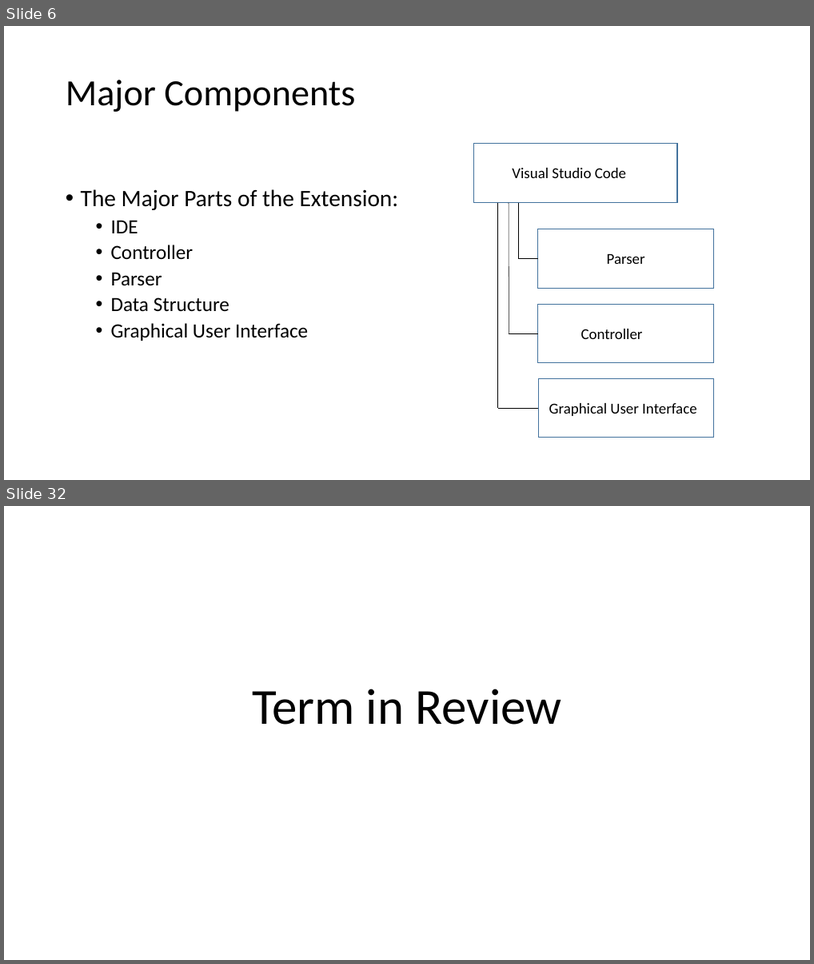
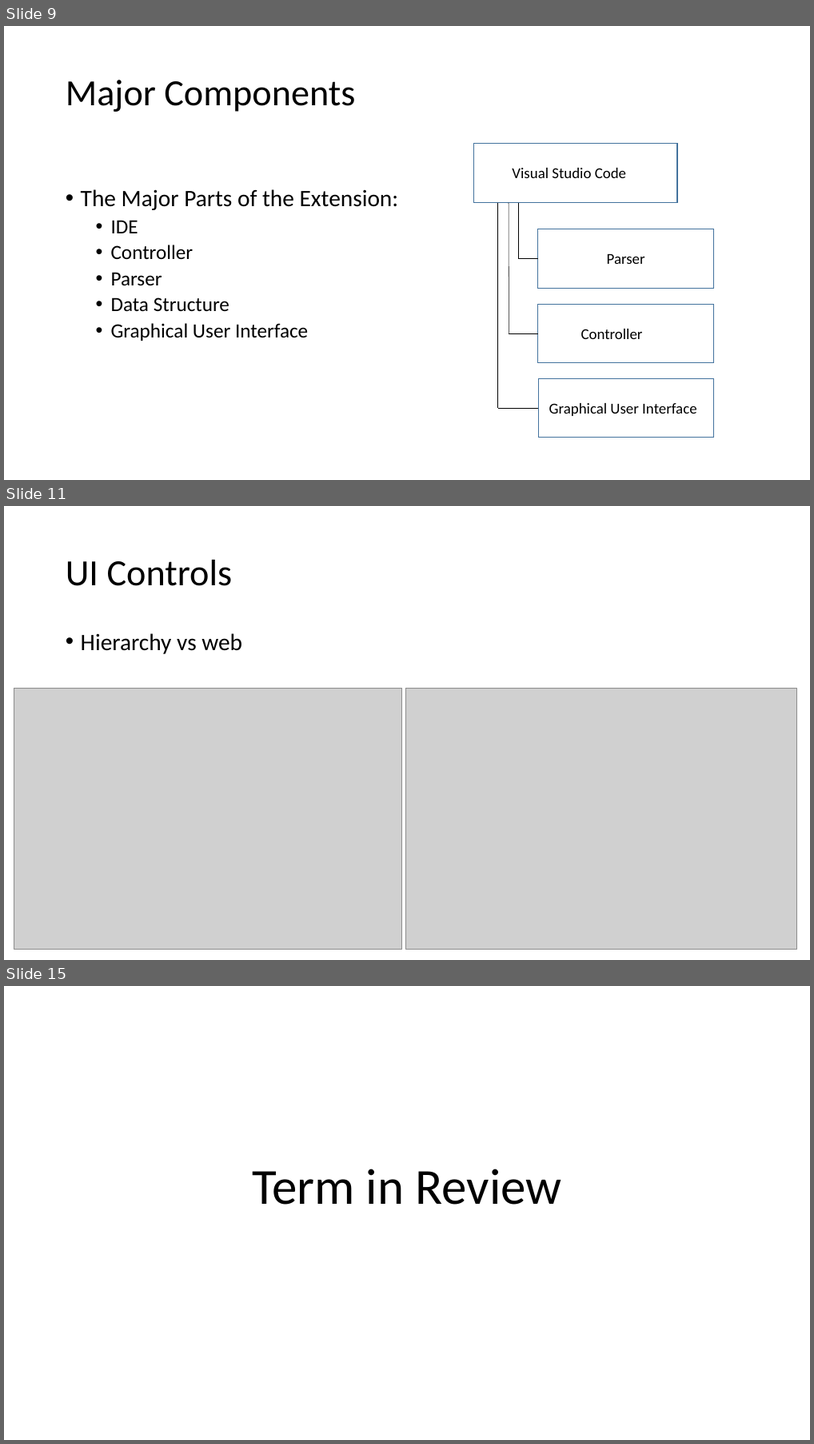
Before and after one commit to slichlyter12/Postal, a slide deck: ProgressReportEndWinter/Progress-Report-EndWinter-team38.pptx. Shown one above the other, each under a label of ours: slides 6 and 32 before the commit, slides 9, 11 and 15 after it; the slides between them are not shown. The pictures are 814x964 and 814x1444 pixels, drawn with LibreOffice and Linux fonts; fonts in the diff are those of the drawing; grey boxes stand for pictures. Boxes give left, top, right and bottom in pixels: in the first picture for what was removed or moved away, otherwise in the second. Text is boxed around its words. In the diff, an @@ line names an element or a change of style, - is before the commit and + after.

```diff
--- a/ProgressReportEndWinter/Progress-Report-EndWinter-team38.pptx
+++ b/ProgressReportEndWinter/Progress-Report-EndWinter-team38.pptx
@@ slide 11 added at box(4, 506, 810, 960), background #FFFFFF @@
@@ title added at box(66, 560, 233, 586), 44 pt, text #000000 @@
+UI Controls
@@ text added at box(81, 633, 242, 654), 28 pt, text #000000 @@
+• Hierarchy vs web
@@ picture added at box(14, 688, 402, 949) @@
@@ picture added at box(406, 688, 797, 949) @@
@@ what was slide 6 is now slide 9 @@
@@ what was slide 32 is now slide 15 @@
```
Also in this commit, not shown: 5 slides changed, 7 other slides added, 24 slides removed.
